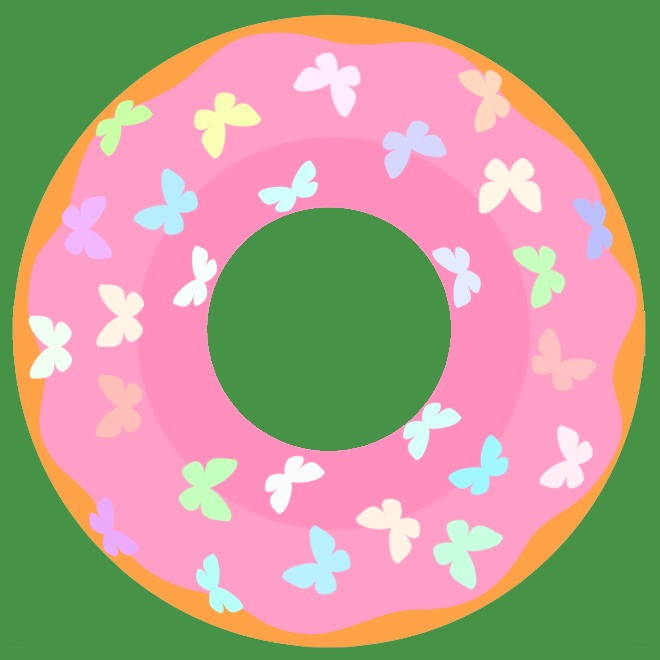
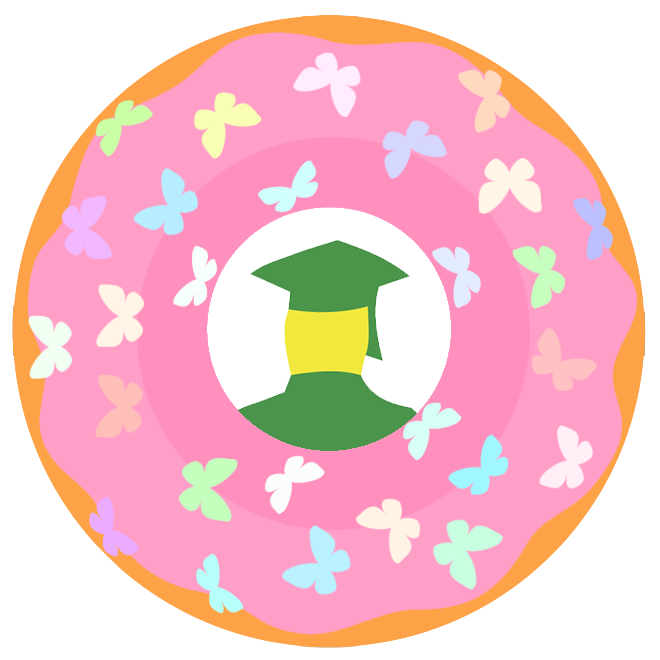
Layered file, before and after one edit (660 × 660). Changes by layer:
added layer "juan-01" above "Layer 3" over [207, 239, 435, 451]
hid "Layer 3" over [0, 0, 660, 660]
